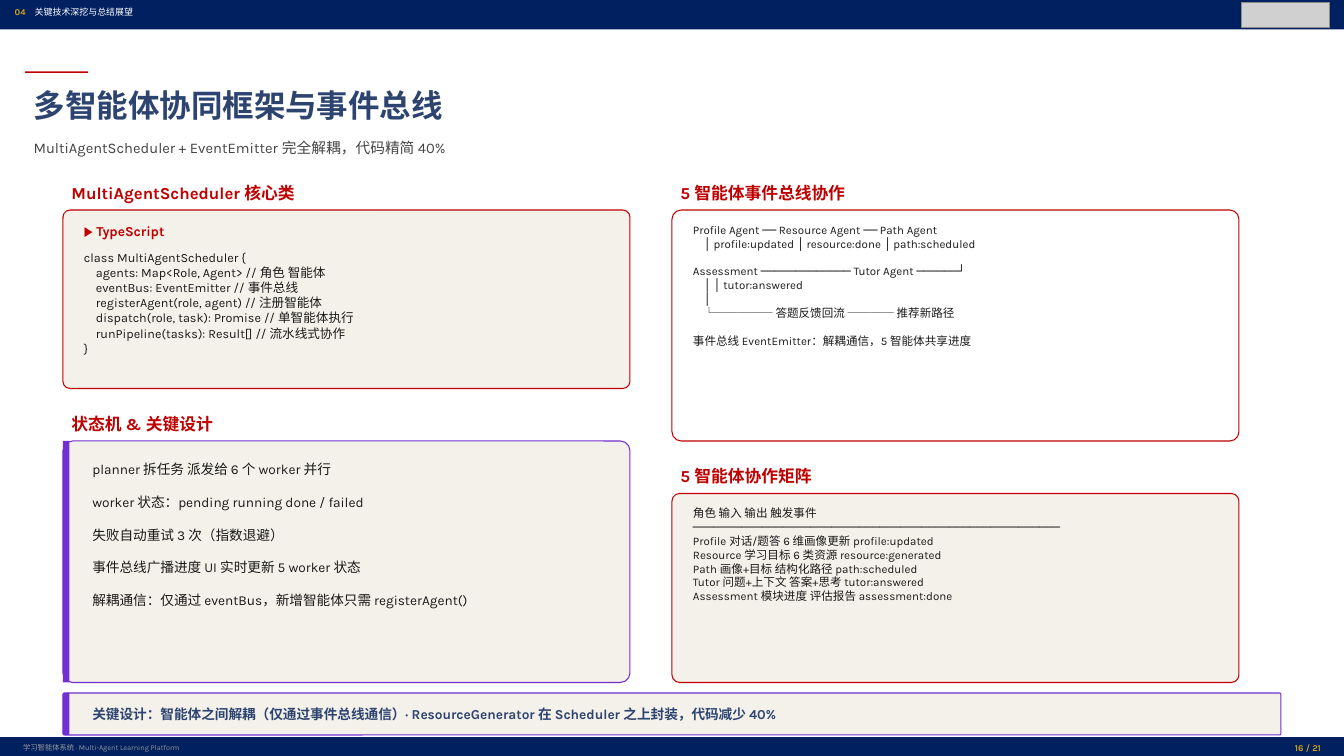
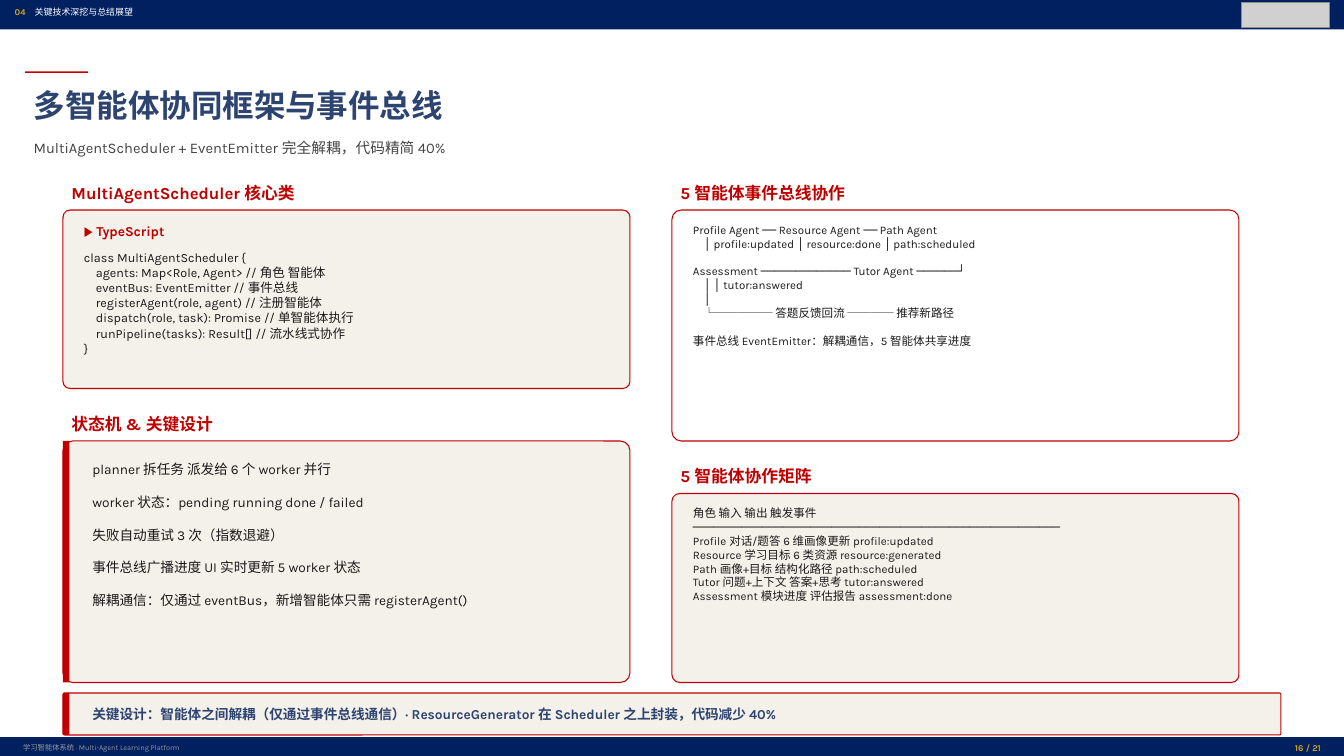
Before and after one commit to DanoAndHolidays/cnsoftbei, a slide deck: slide 16 of ppt/output/学习智能体系统_汇报PPT.pptx. Drawn at 1344x756 pixels with LibreOffice and Linux fonts; fonts in the diff are those of the drawing; grey boxes stand for pictures. Boxes give left, top, right and bottom in pixels: in the first picture for what was removed or moved away, otherwise in the second. Text is boxed around its words. In the diff, an @@ line names an element or a change of style, - is before the commit and + after.

Commit message:
fix(ppt): catch remaining literal color references in tuple 3rd-element pattern
The Task 14 sed only matched color='...' keyword args. Tuple 3rd-element
patterns like ('name', 'desc', '#FA8C16') slipped through. Apply extended
sed to catch all positional patterns, including multi-space separators.

Also catch:
- fill='#FA8C16' / border='#722ED1' keyword args
- 4-elem tuples like (Pt(320), 'name', '#FA8C16', 'desc')
- accent_color='#13C2C2' in add_page_title calls
- '#1890FF' (Ant Design blue) in s05

Result: all 21 slides regenerated, 0 unexpected text colors.

```diff
--- a/ppt/output/学习智能体系统_汇报PPT.pptx
+++ b/ppt/output/学习智能体系统_汇报PPT.pptx
@@ rounded rectangle at [63,441,630,682]: outline #722ED1 1 pt to #C00000 1 pt @@
@@ rectangle at [63,441,69,682]: fill #722ED1 to #C00000 @@
@@ rounded rectangle at [63,693,1281,735]: outline #722ED1 1 pt to #C00000 1 pt @@
@@ rectangle at [63,693,69,735]: fill #722ED1 to #C00000 @@
```
Also in this commit, not shown: 8 other slides changed, 31 other files.
